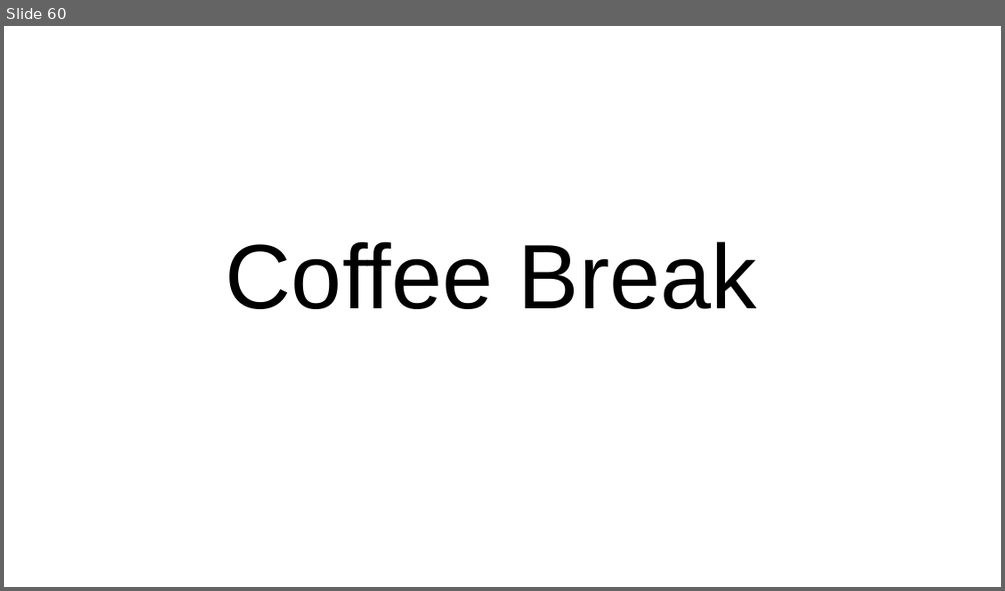
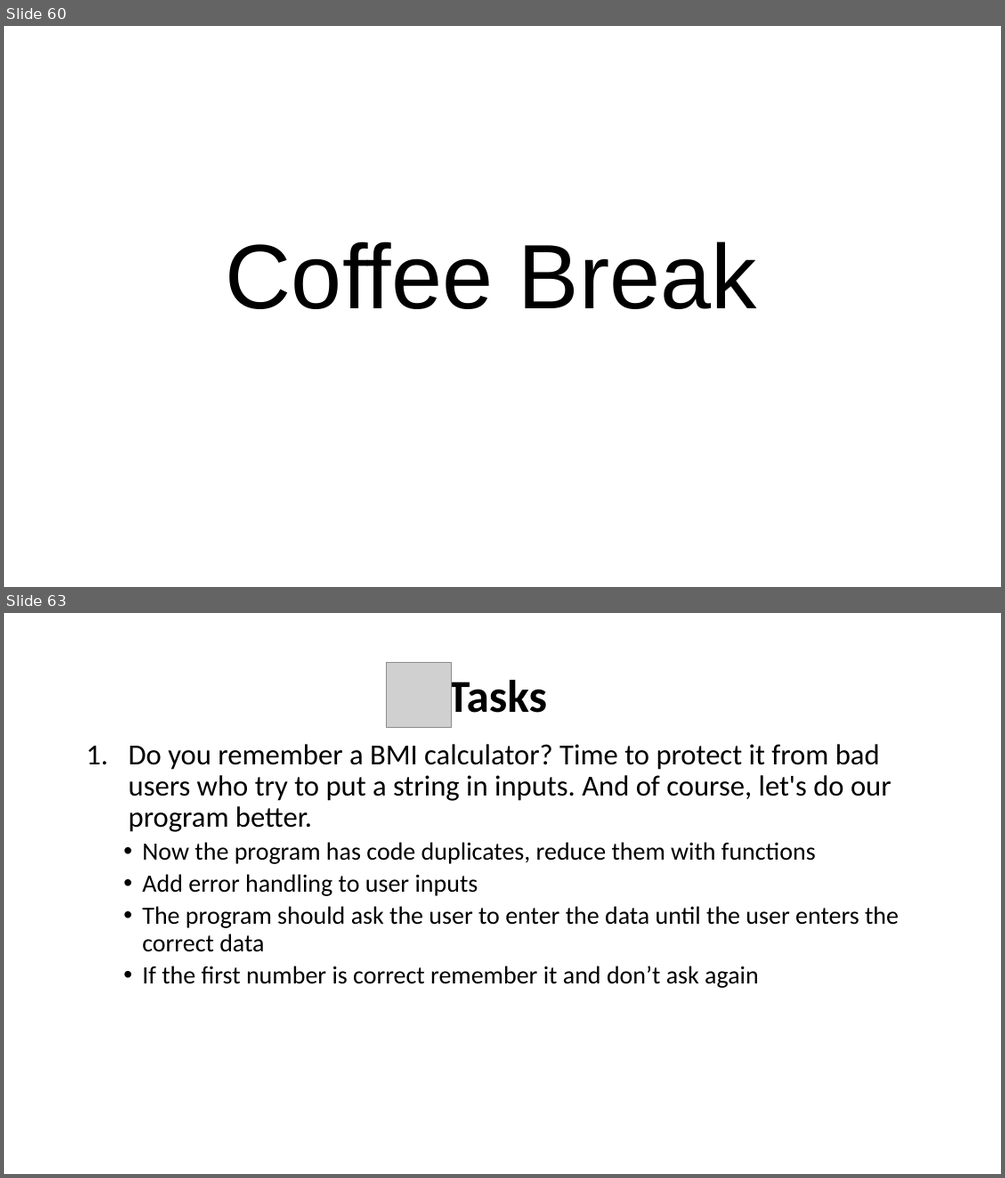
Before and after one commit to WonderLuc/brother-bootcamp, a slide deck: python 101/python_101.pptx. Shown one above the other, each under a label of ours: slide 60 before the commit, slides 60 and 63 after it; the slides between them are not shown. The pictures are 1005x591 and 1005x1178 pixels, drawn with LibreOffice and Linux fonts; fonts in the diff are those of the drawing; grey boxes stand for pictures; background and template pictures are left out. Boxes give left, top, right and bottom in pixels: in the first picture for what was removed or moved away, otherwise in the second. Text is boxed around its words. In the diff, an @@ line names an element or a change of style, - is before the commit and + after.

```diff
--- a/python 101/python_101.pptx
+++ b/python 101/python_101.pptx
@@ slide 63 added at <box>4,613,1001,1174</box>, background picture (left out) @@
@@ picture added at <box>386,662,451,728</box> @@
@@ text added at <box>447,674,547,722</box>, 44 pt, text #000000, bold @@
+Tasks
@@ text added at <box>129,744,898,988</box>, 24 pt, text #000000 @@
+1. Do you remember a BMI calculator? Time to protect it from bad users who try to put a string in inputs. And of course, let's do our program better.
+  • Now the program has code duplicates, reduce them with functions
+  • Add error handling to user inputs
+  • The program should ask the user to enter the data until the user enters the correct data
+  • If the first number is correct remember it and don’t ask again
```
Also in this commit, not shown: 2 other slides added, 2 other files.
